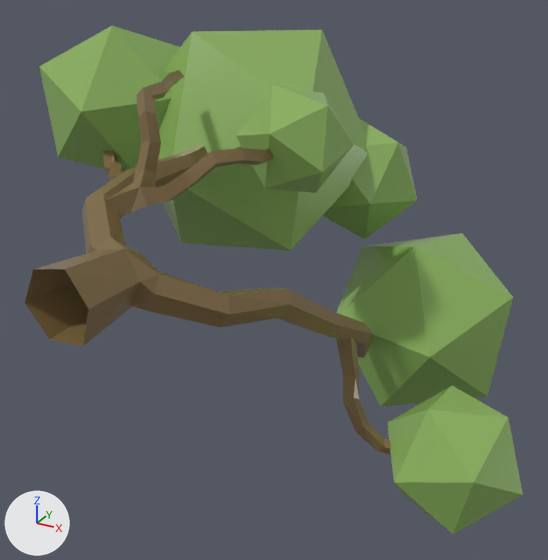
Before and after pictures for a commit that changed the COLLADA model example/ModelWidgetExample/models/tree.dae.
Before and after are seen from a camera (50 mm lens) standing at (1.72, -2.71, 1.09) and looking at (0.09, 0.26, -0.4). The axes (+X, +Y, +Z) are drawn at lower left. The lights are the same throughout. Where no turn or scale is listed for an object, it has been applied to the vertices.

The first picture shows 'Tree_lp_11'.
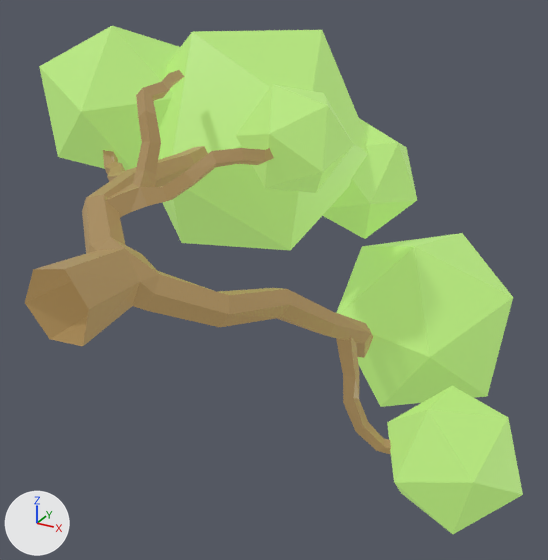
The newer file is also rescaled (x10.0), turned or shifted as a whole; pictures and numbers use the older file's frame.

Boxes (x1, y1, x2, y2) around the edits, measured in the pictures (548 x 560 px):
'Tree_lp_11', recoloured, surface changed: (25, 26, 523, 534) in both

The change, as a list of edits to the scene's bpy script:
```text
Change mat_bark:
    mat_bark.base_color: (0.208, 0.139, 0.0552) -> (0.166, 0.111, 0.0441)  # brown #7e6842 -> brown #715e3b
    add mat_bark.emission_color = (0.208, 0.139, 0.0552)  # brown #7e6842
    add mat_bark.emission_strength = 1.0
Change mat_tree:
    mat_tree.base_color: (0.257, 0.441, 0.111) -> (0.205, 0.352, 0.0886)  # green #8bb15e -> green #7da054
    mat_tree.roughness: 0.3 -> 0.44
    add mat_tree.emission_color = (0.257, 0.441, 0.111)  # green #8bb15e
    add mat_tree.emission_strength = 1.0
```
